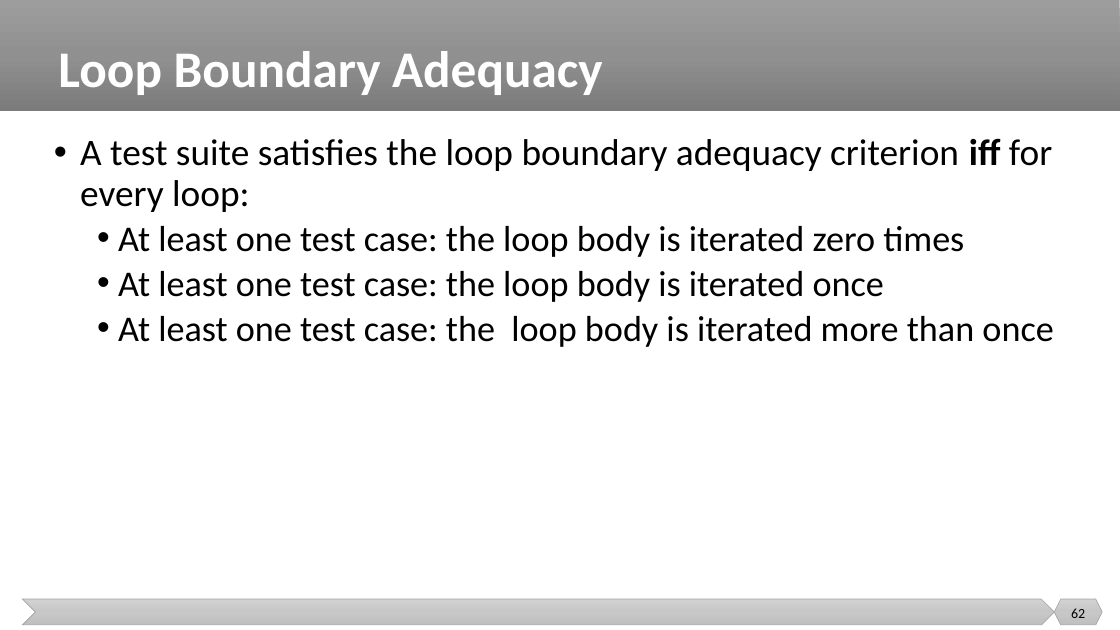
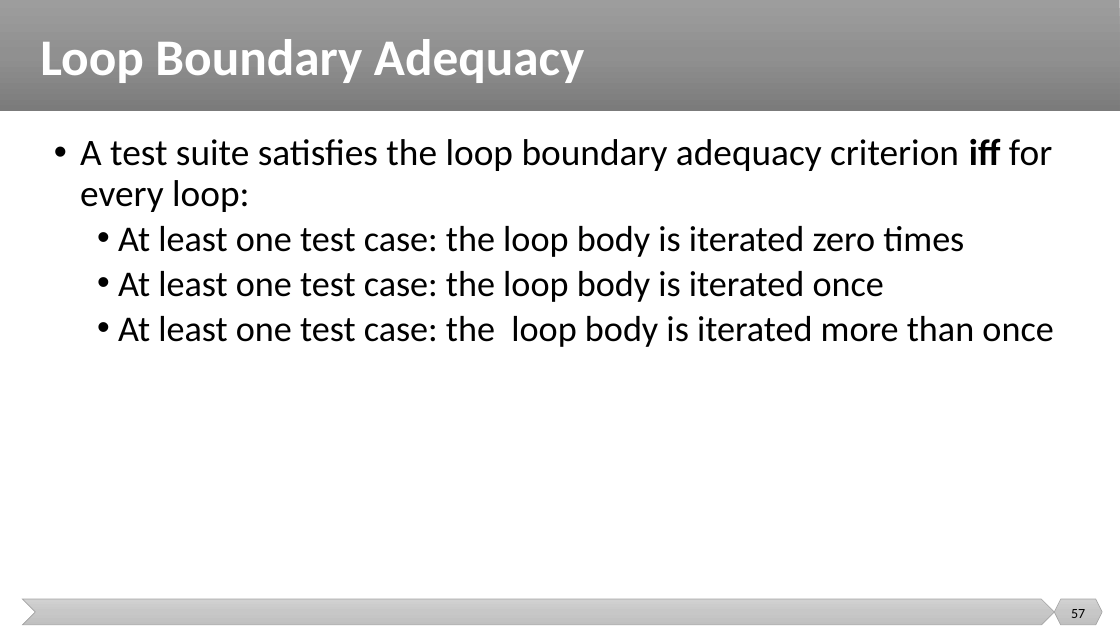
Before and after one commit to malenezi/malenezi, a slide deck: slide 57 of SE401/Lectures/7-Test Design Techniques/Structural Testing.pptx (slide 62 before the commit). Drawn at 1120x630 pixels with LibreOffice and Linux fonts; fonts in the diff are those of the drawing. Boxes give left, top, right and bottom in pixels: in the first picture for what was removed or moved away, otherwise in the second. Text is boxed around its words. In the diff, an @@ line names an element or a change of style, - is before the commit and + after.

Commit message:
update

```diff
--- a/SE401/Lectures/7-Test Design Techniques/Structural Testing.pptx
+++ b/SE401/Lectures/7-Test Design Techniques/Structural Testing.pptx
@@ title "Loop Boundary Adequacy": place and size @@
-title "Loop Boundary Adequacy" at [58,51,602,95]
+title "Loop Boundary Adequacy" at [40,39,584,83]
@@ page number at [1071,609,1085,618]: text changed @@
-62
+57
```
Also in this commit, not shown: 5 slides removed.
